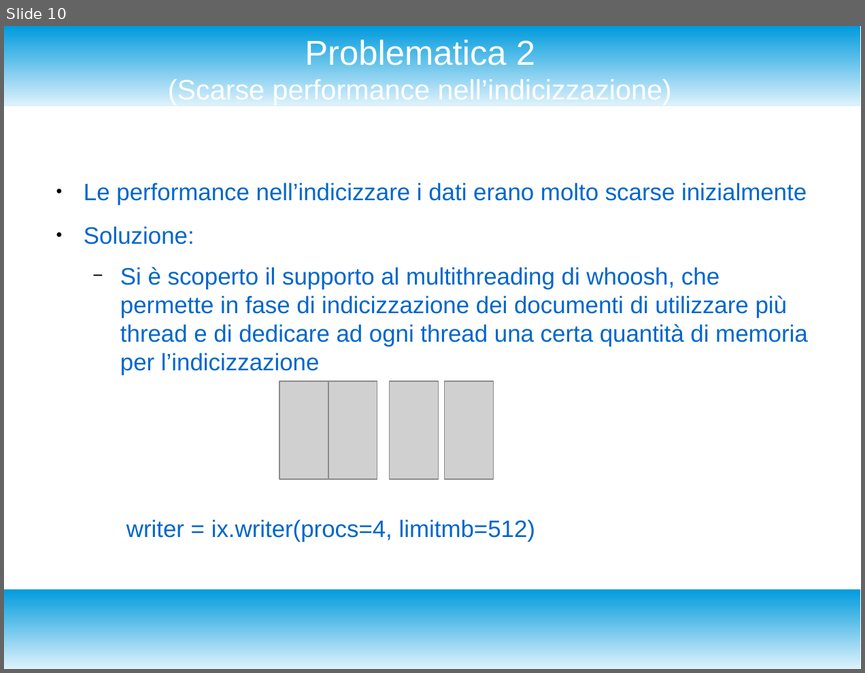
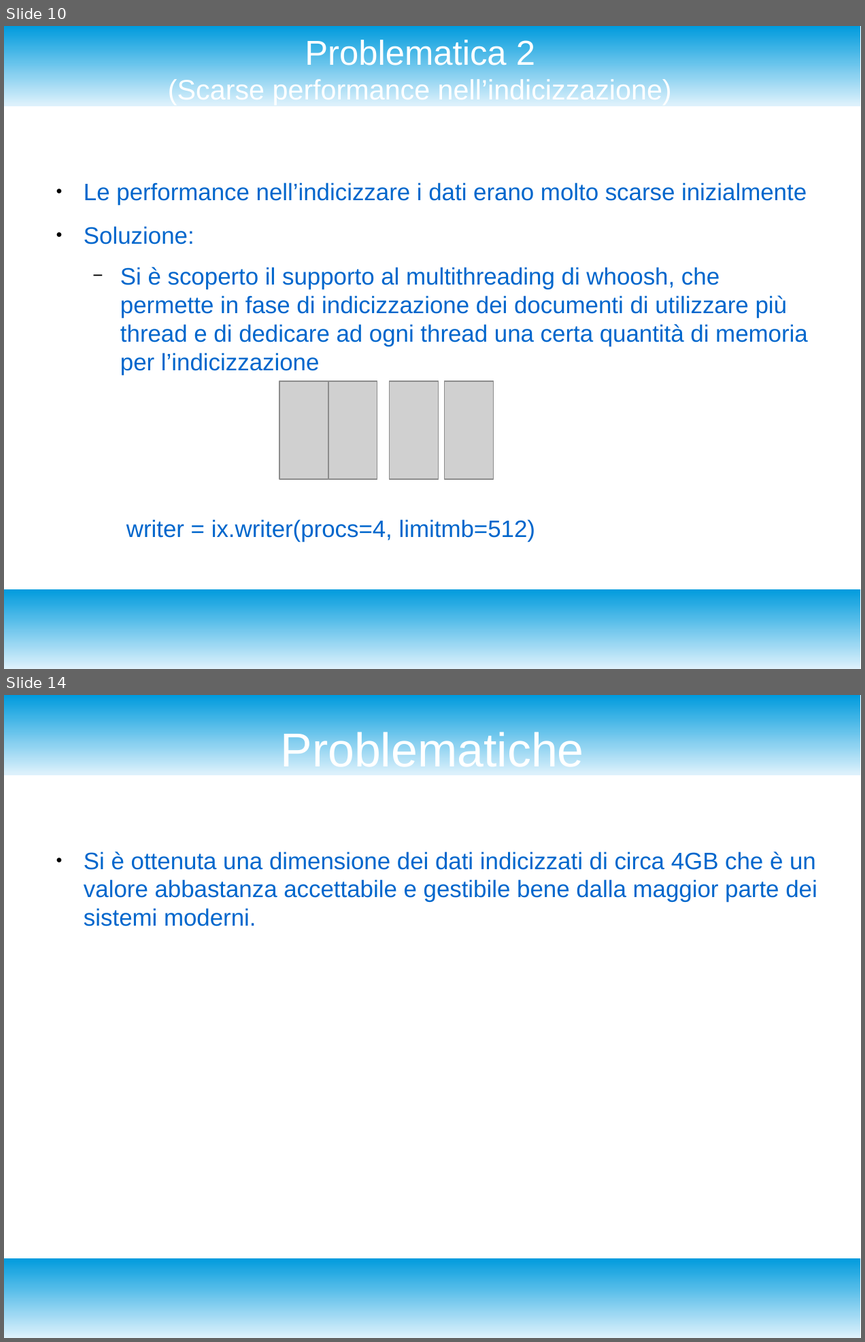
Before and after one commit to enrico404/SearchEngineForDblp, a slide deck: DocDblpSearchEngine.odp. Shown one above the other, each under a label of ours: slide 10 before the commit, slides 10 and 14 after it; the slides between them are not shown. The pictures are 865x673 and 865x1342 pixels, drawn with LibreOffice and Linux fonts; fonts in the diff are those of the drawing; grey boxes stand for pictures. Boxes give left, top, right and bottom in pixels: in the first picture for what was removed or moved away, otherwise in the second. Text is boxed around its words. In the diff, an @@ line names an element or a change of style, - is before the commit and + after.

```diff
--- a/DocDblpSearchEngine.odp
+++ b/DocDblpSearchEngine.odp
@@ slide 14 added at bbox=[4, 695, 861, 1338], background #FFFFFF; not listed: 2 template elements that a slide beside it also shows @@
@@ title added at bbox=[281, 728, 584, 775], 44 pt, text #FFFFFF @@
+Problematiche
@@ text added at bbox=[84, 851, 817, 926], 22 pt, text #0066CC @@
+● Si è ottenuta una dimensione dei dati indicizzati di circa 4GB che è un valore abbastanza accettabile e gestibile bene dalla maggior parte dei sistemi moderni.
```
Also in this commit, not shown: 3 slides changed, 6 other slides added, 2 other files.
